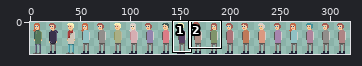
A sprite sheet gets an edit: img/Characters.png. Above, an overview of the earlier version with the close-up marked.
Close-up. First the earlier version:
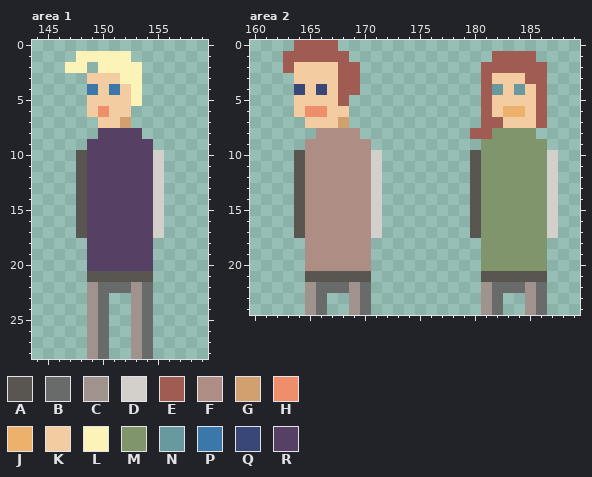
The file is 1920x192 pixels, drawn in blocks of 6x6; one block is one cell here. Colours within 5 levels of each other are drawn and written as one. Shown: area 1: x 144..159, y 0..28; area 2: x 160..189, y 0..24. The commit also changed other parts of the picture, which this record leaves out.
Palette (. is transparent): A #595652  B #696a6a  C #a0938e  D #d3cfca  E #a05b53  F #ae8e84  G #d0a16e  H #ee8e6b  J #eeb16b  K #f4cca1  L #fbf3b8  M #80956b  N #68999f  P #3978a8  Q #394778  R #564064
Once edited:
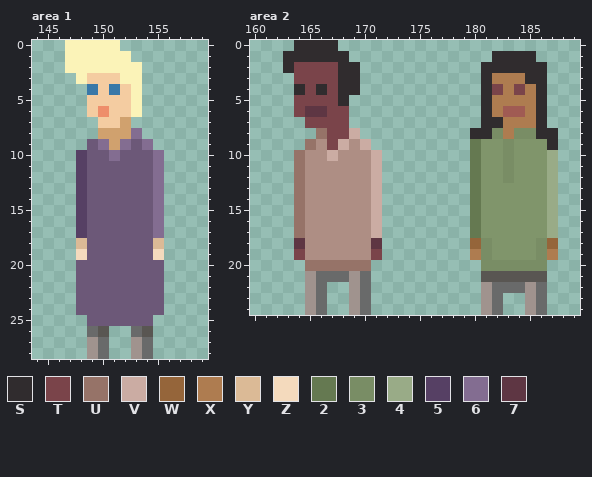
Colours new in this view: S #302c2e  T #7a444a  U #967368  V #cbaca3  W #95653a  X #ae7c50  Y #dbba96  Z #f4dabd  2 #657951  3 #798d65  4 #99ab87  5 #564064  6 #836d91  7 #5e3643
Edits made:
colour R: #564064 -> #6c5878
Area 1:
y 0: x 147..151 ..... -> LLLLL
y 1: x 147 . -> L
y 2: x 149 . -> L
y 3: x 148 . -> L
y 6: x 153 . -> L
y 8: x 150..153 RRRR -> GGG6
y 9: x 150..152 RRR -> 6G6; x 154 R -> 6
y 10: x 148 A -> 5; x 151 R -> 6; x 155 D -> 6
y 11..17: x 148 A -> 5; x 155 D -> 6
y 18: x 148 . -> Y; x 155 . -> Y
y 19: x 148 . -> Z; x 155 . -> Z
y 20: x 148 . -> R; x 155 . -> R
y 21: x 148..155 .AAAAAA. -> RRRRRRRR
y 22: x 148..155 .CBBBCB. -> RRRRRRRR
y 23..24: x 148..155 .CB..CB. -> RRRRRRRR
y 25: x 149..154 CB..CB -> RRRRRR
y 26: x 149..150 CB -> BA; x 153..154 CB -> BA
Area 2:
y 0: x 164..167 EEEE -> SSSS
y 1: x 163..168 EEEEEE -> SSSSSS; x 182..185 EEEE -> SSSS
y 2: x 163..169 EKKKKEE -> STTTTSS; x 181..186 EEEEEE -> SSSSSS
y 3: x 164..169 KKKKEE -> TTTTSS; x 181..186 EKKKEE -> SXXXSS
y 4: x 164..169 QKQKEE -> STSTSS; x 181..186 ENKNKE -> STXTXS
y 5: x 164..168 KKKKE -> TTTTS; x 181..186 EKKKKE -> SXXXXS
y 6: x 164..168 KHHKK -> T77TT; x 181..186 EKJJKE -> SXEEXS
y 7: x 165..168 KKKG -> TTTT; x 181..186 EEKKKE -> SSXXXS
y 8: x 166..169 FFFF -> UTTV; x 180..187 EEMMMM.. -> SS3X33SS
y 9: x 165 F -> U; x 167..168 FF -> TV; x 170 F -> V; x 180 . -> 2; x 183 M -> 3; x 187 . -> S
y 10: x 164 A -> U; x 167 F -> V; x 171 D -> V; x 180 A -> 2; x 183 M -> 3; x 187 D -> 4
y 11..12: x 164 A -> U; x 171 D -> V; x 180 A -> 2; x 183 M -> 3; x 187 D -> 4
y 13..17: x 164 A -> U; x 171 D -> V; x 180 A -> 2; x 187 D -> 4
y 18: x 164 . -> 7; x 171 . -> 7; x 180..181 .M -> W3; x 186..187 M. -> 3W
y 19: x 164 . -> T; x 171 . -> T; x 180..181 .M -> X3; x 186..187 M. -> 3X
y 20: x 165..170 FFFFFF -> UUUUUU; x 181..186 MMMMMM -> 333333
y 21: x 165..170 AAAAAA -> CBBBCB
y 22: x 167..168 BB -> ..
Pixel boxes of the changes (left, top, right, bottom) in both close-ups:
changed: (65, 40, 164, 337)
changed: (283, 40, 382, 293)
changed: (470, 51, 558, 271)
